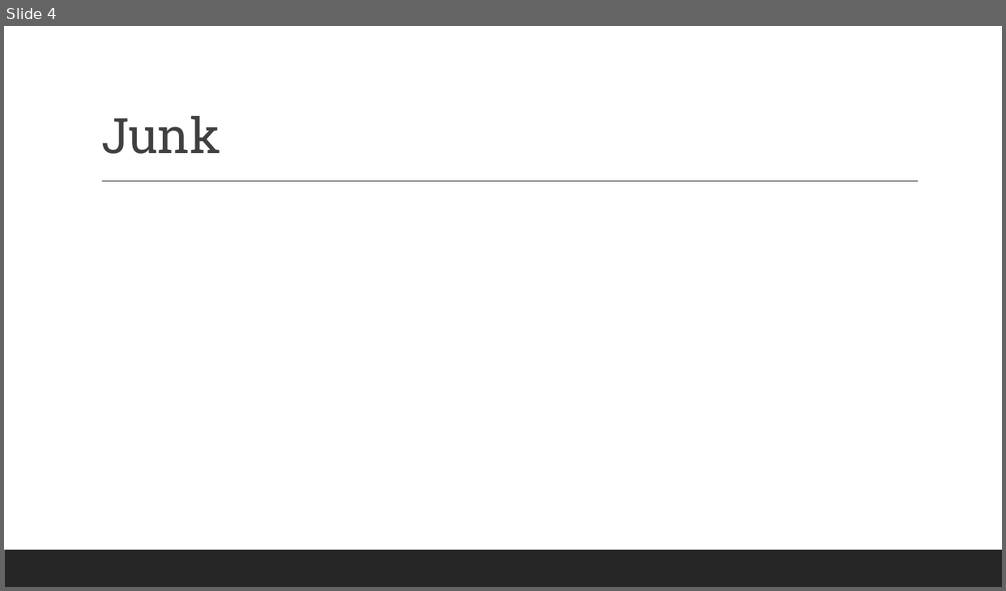
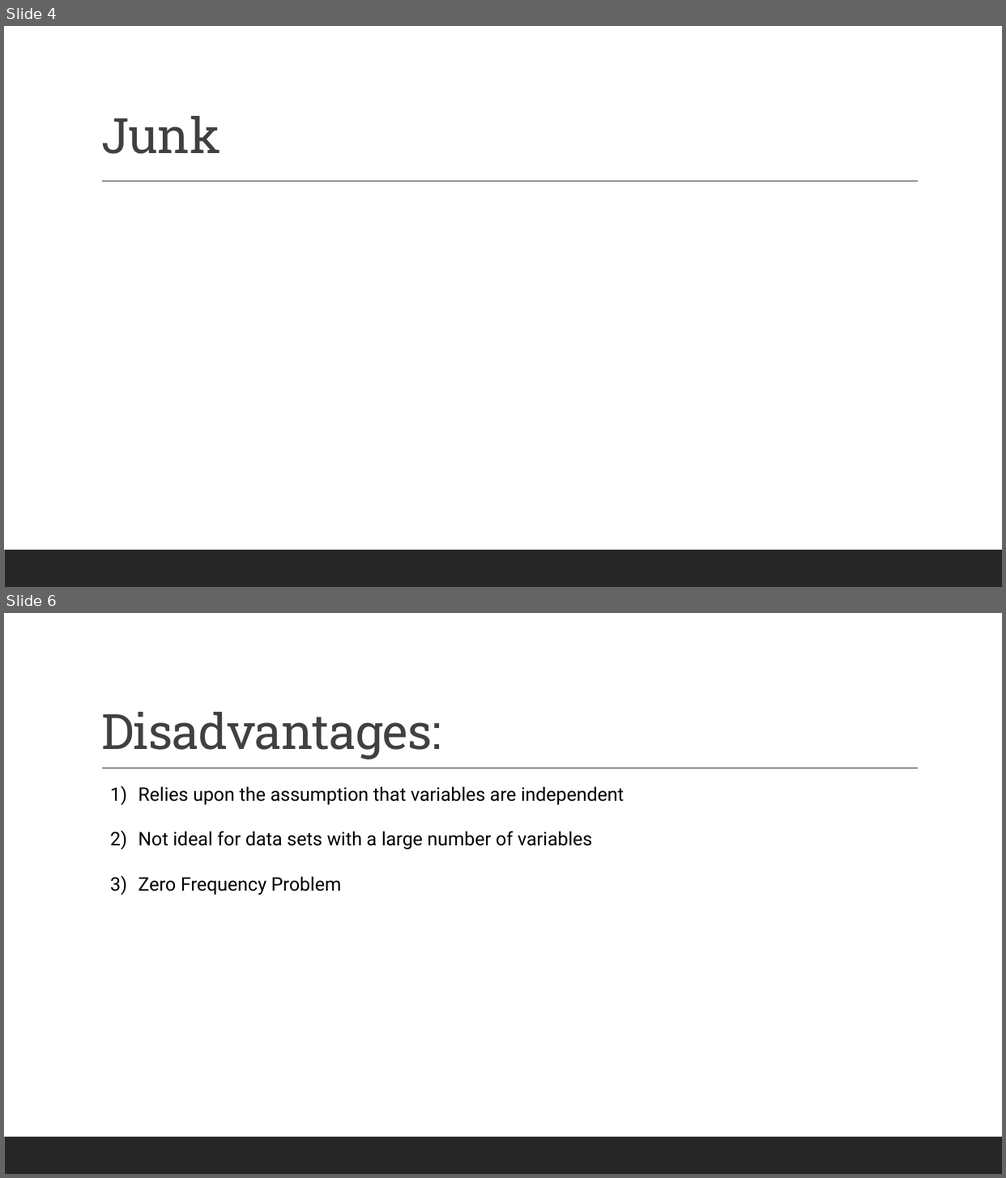
Before and after one commit to Myself1214/Group-3-M9, a slide deck: Naive Bayes Notes.pptx. Shown one above the other, each under a label of ours: slide 4 before the commit, slides 4 and 6 after it; the slides between them are not shown. The pictures are 1006x591 and 1006x1178 pixels, drawn with LibreOffice and Linux fonts; fonts in the diff are those of the drawing; grey boxes stand for pictures. Boxes give left, top, right and bottom in pixels: in the first picture for what was removed or moved away, otherwise in the second. Text is boxed around its words. In the diff, an @@ line names an element or a change of style, - is before the commit and + after.

Commit message:
Changed color of descriptions in appendix. Added 'Advantages' and 'Disadvantages' to powerpoint.

```diff
--- a/Naive Bayes Notes.pptx
+++ b/Naive Bayes Notes.pptx
@@ slide 6 added at box(4, 613, 1002, 1174), background #FFFFFF; not listed: 2 template elements that a slide beside it also shows @@
@@ title added at box(101, 712, 441, 760), 47 pt, text #404040 @@
+Disadvantages:
@@ text added at box(138, 786, 624, 895), 18 pt, text #000000 @@
+1) Relies upon the assumption that variables are independent
+2) Not ideal for data sets with a large number of variables
+3) Zero Frequency Problem
```
Also in this commit, not shown: 1 other slide added, 1 other file.
